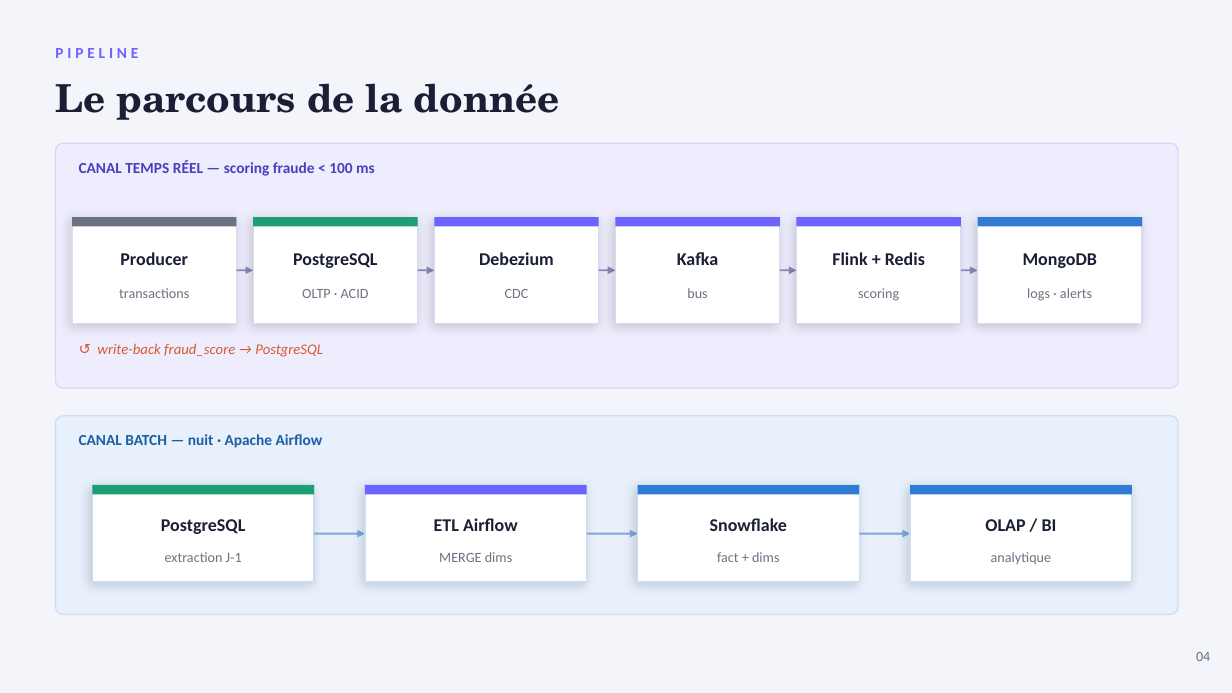
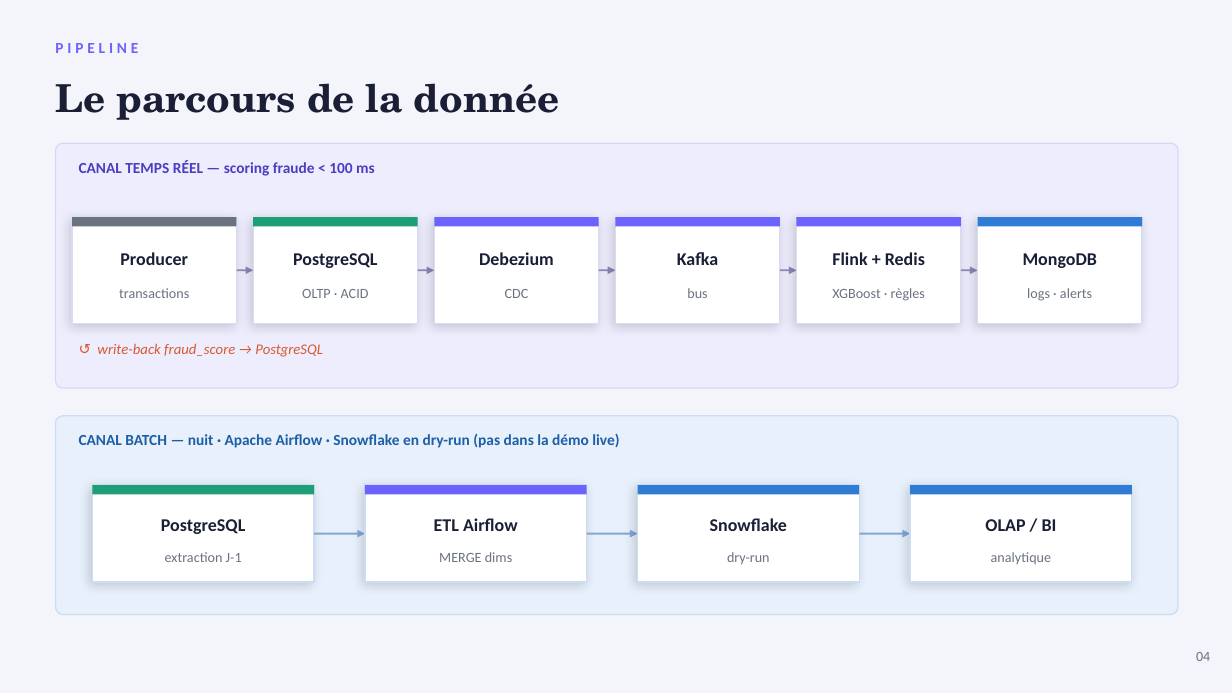
Before and after one commit to PDUCLOS/BLOC2-STRIPE, a slide deck: slide 5 of presentation/stripe_presentation_bloc2.pptx. Drawn at 1232x693 pixels with LibreOffice and Linux fonts; fonts in the diff are those of the drawing. Boxes give left, top, right and bottom in pixels: in the first picture for what was removed or moved away, otherwise in the second. Text is boxed around its words. In the diff, an @@ line names an element or a change of style, - is before the commit and + after.

```diff
--- a/presentation/stripe_presentation_bloc2.pptx
+++ b/presentation/stripe_presentation_bloc2.pptx
@@ text "PIPELINE": place and size @@
-text "PIPELINE" at [55, 48, 138, 58]
+text "PIPELINE" at [55, 43, 138, 53]
@@ text at [832, 288, 925, 301]: text changed @@
-scoring
+XGBoost · règles
@@ text at [79, 434, 619, 448]: text changed @@
-CANAL BATCH — nuit · Apache Airflow
+CANAL BATCH — nuit · Apache Airflow · Snowflake en dry-run (pas dans la démo live)
@@ text at [727, 552, 770, 564]: text changed @@
-fact + dims
+dry-run
```
Also in this commit, not shown: 9 other slides changed, 4 slides added, 2 slides removed, 2 other files.
